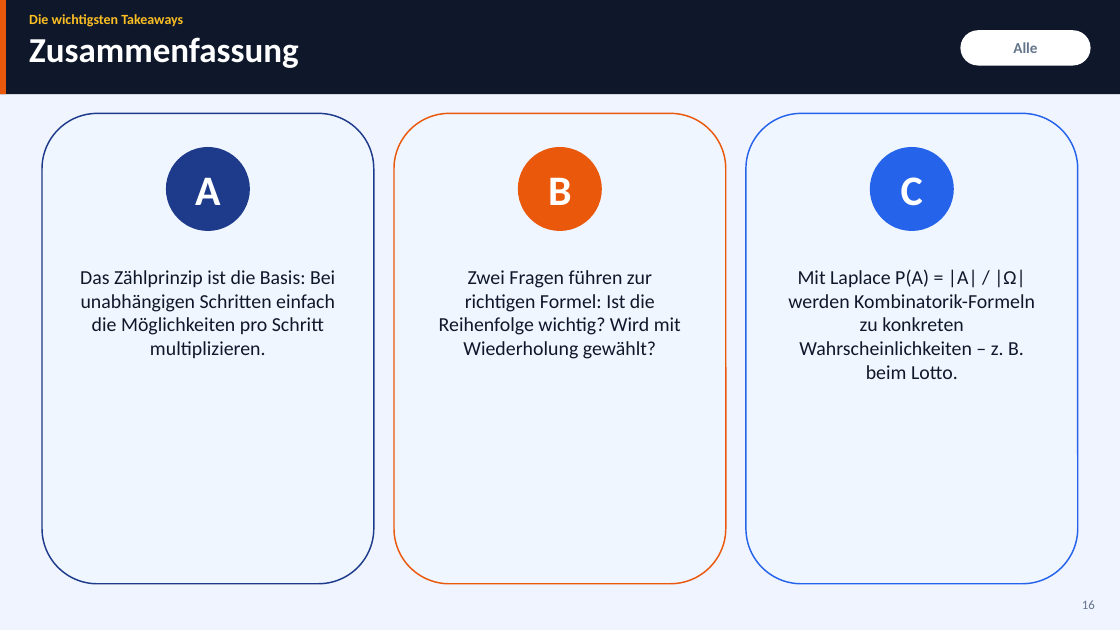
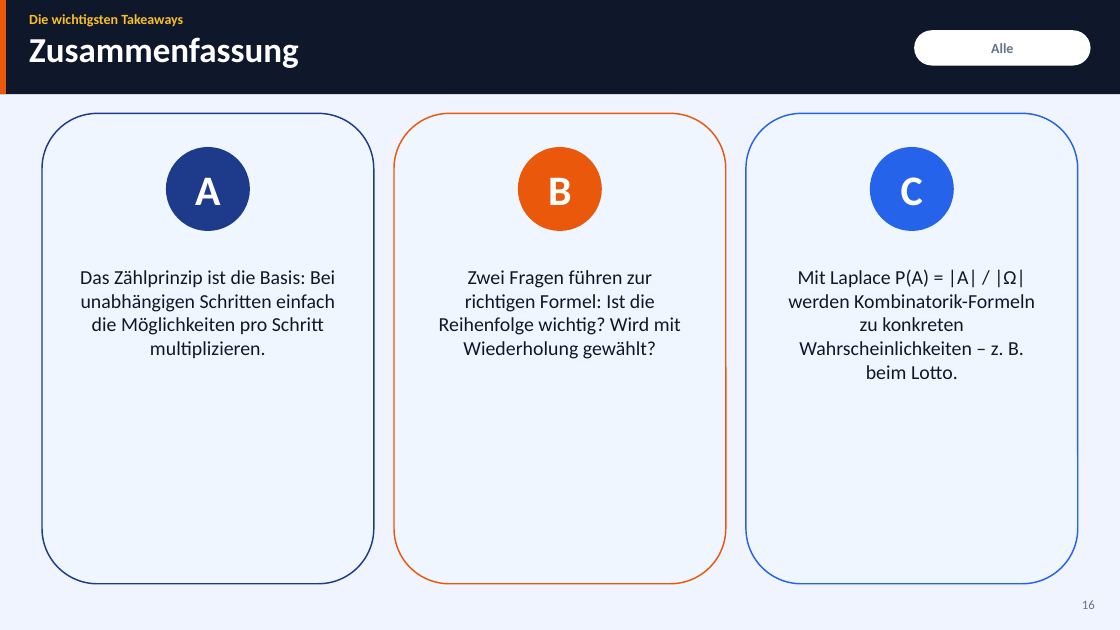
Before and after one commit to simonschick240308-hash/stuff4staff-upgrade, a slide deck: slide 16 of kombinatorik-praesentation/kombinatorik_praesentation.pptx. Drawn at 1120x630 pixels with LibreOffice and Linux fonts; fonts in the diff are those of the drawing. Boxes give left, top, right and bottom in pixels: in the first picture for what was removed or moved away, otherwise in the second. Text is boxed around its words. In the diff, an @@ line names an element or a change of style, - is before the commit and + after.

```diff
--- a/kombinatorik-praesentation/kombinatorik_praesentation.pptx
+++ b/kombinatorik-praesentation/kombinatorik_praesentation.pptx
@@ rounded rectangle "Alle": place and size @@
-rounded rectangle "Alle" at box(960, 30, 1091, 66)
+rounded rectangle "Alle" at box(914, 30, 1091, 66)
@@ rounded rectangle "Alle" at box(914, 30, 1091, 66): size 13 to 12 pt @@
```
Also in this commit, not shown: 17 other slides changed, 5 other files.
